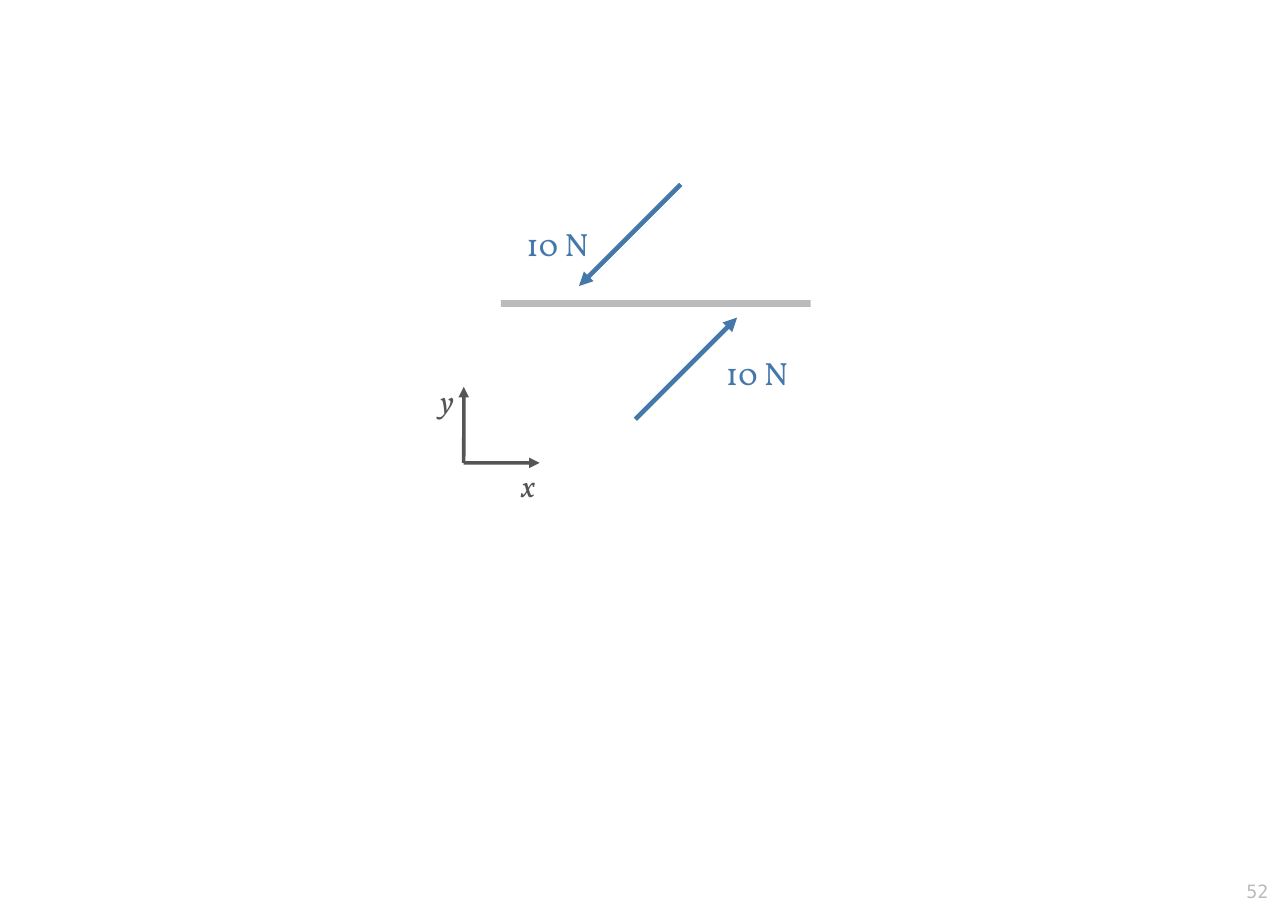
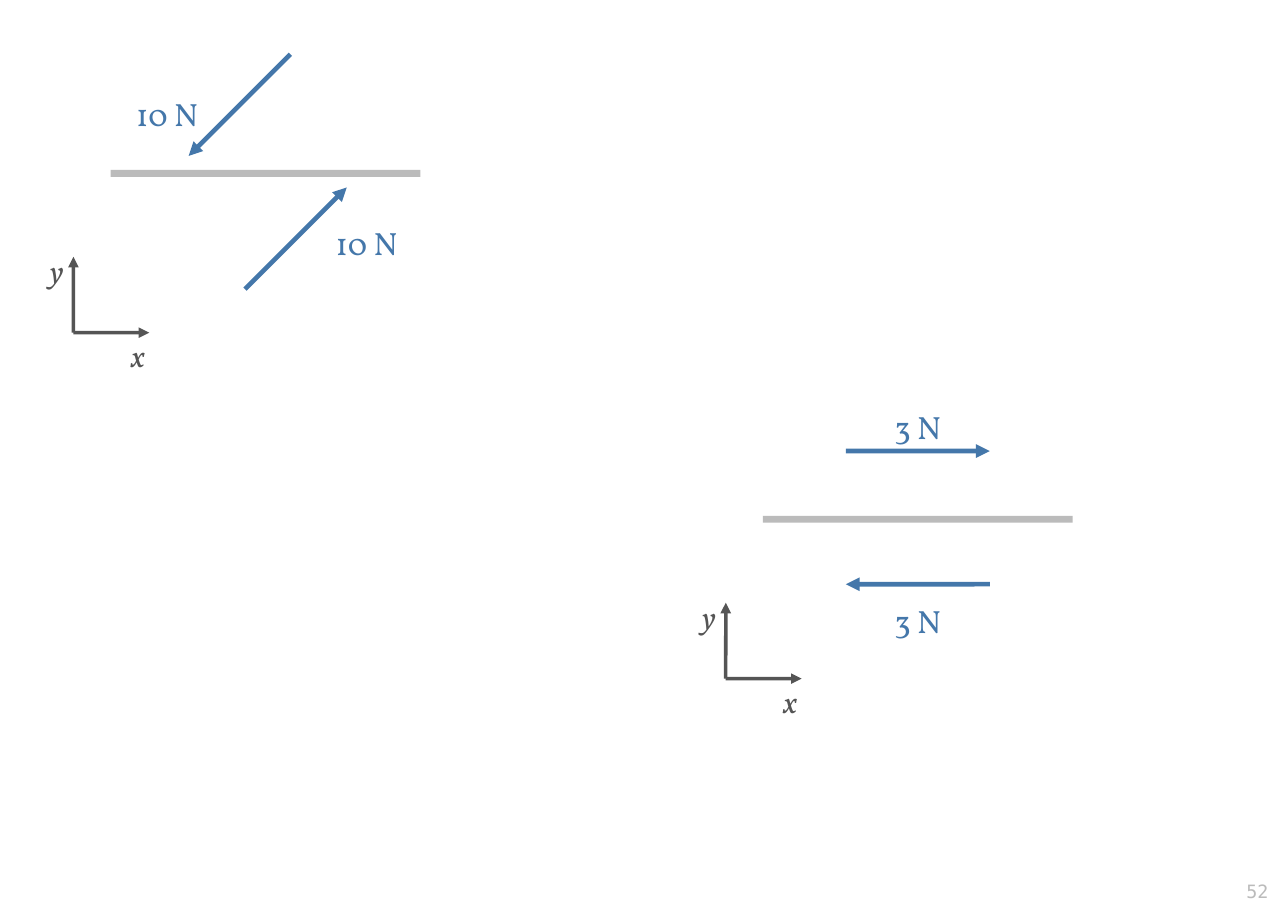
Before and after one commit to pglpm/7wonders, a slide deck: slide 52 of drawings.odp. Drawn at 1288x911 pixels with LibreOffice and Linux fonts; fonts in the diff are those of the drawing. Boxes give left, top, right and bottom in pixels: in the first picture for what was removed or moved away, otherwise in the second. Text is boxed around its words. In the diff, an @@ line names an element or a change of style, - is before the commit and + after.

```diff
--- a/drawings.odp
+++ b/drawings.odp
@@ 2 texts, 2 arrows: place and size @@
-2 texts, 2 arrows at (440,184,737,498)
+2 texts, 2 arrows at (50,54,347,368)
@@ text "10 N" rewrapped from (726,363,788,386) to (136,104,198,142) @@
@@ line added from (110, 173) to (421, 173), #BBBBBB 4.51 pt @@
@@ text "10 N": place and size @@
-text "10 N" at (526,234,589,257)
+text "10 N" at (336,233,398,256)
@@ arrow added from (74, 333) to (74, 257), #555555 2.3 pt @@
@@ arrow added from (74, 333) to (150, 333), #555555 2.3 pt @@
@@ text added at (894,417,941,454), 21 pt, text #4477AA @@
+3 N
@@ arrow added from (846, 451) to (991, 451), #4477AA 3 pt @@
@@ line moved from (501, 303) - (811, 303) to (764, 519) - (1073, 519) @@
@@ arrow added from (991, 584) to (846, 584), #4477AA 3 pt @@
@@ text added at (702,614,716,636), 20 pt, text #555555, italic @@
+y
@@ arrow moved from (464, 463) - (464, 387) to (726, 679) - (726, 603) @@
@@ text added at (894,611,941,639), 21 pt, text #4477AA @@
+3 N
@@ arrow moved from (464, 463) - (540, 463) to (726, 679) - (802, 679) @@
@@ text added at (783,683,797,714), 20 pt, text #555555, italic @@
+x
```
Also in this commit, not shown: 2 other slides changed, 1 other file.
